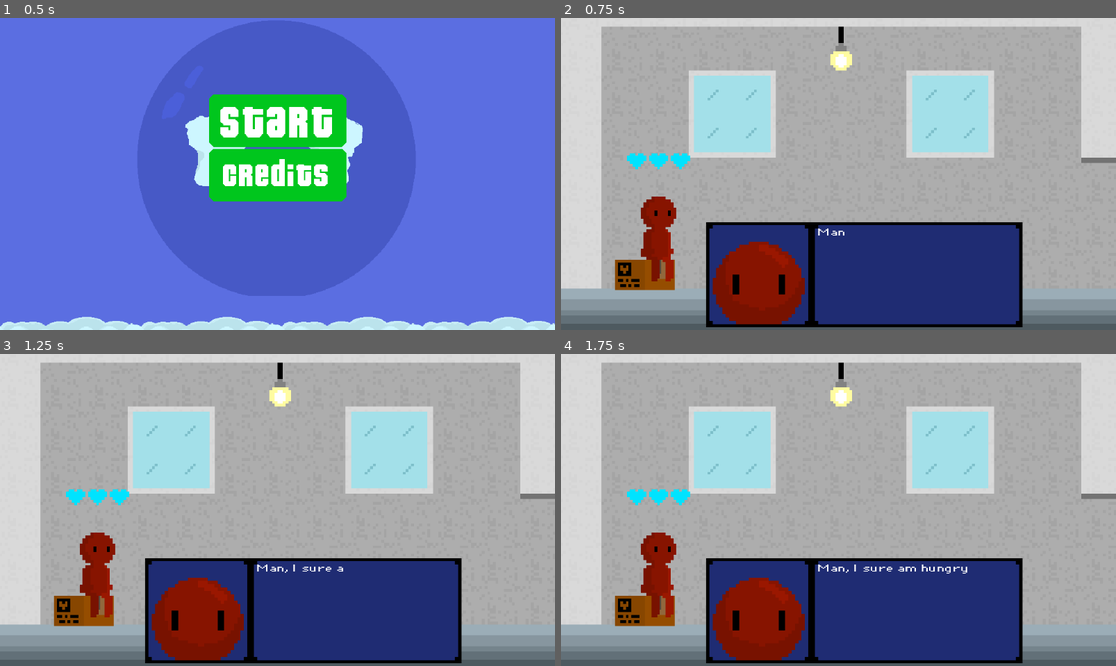
Above: before the commit, frames 1-4 (two rows, left to right).
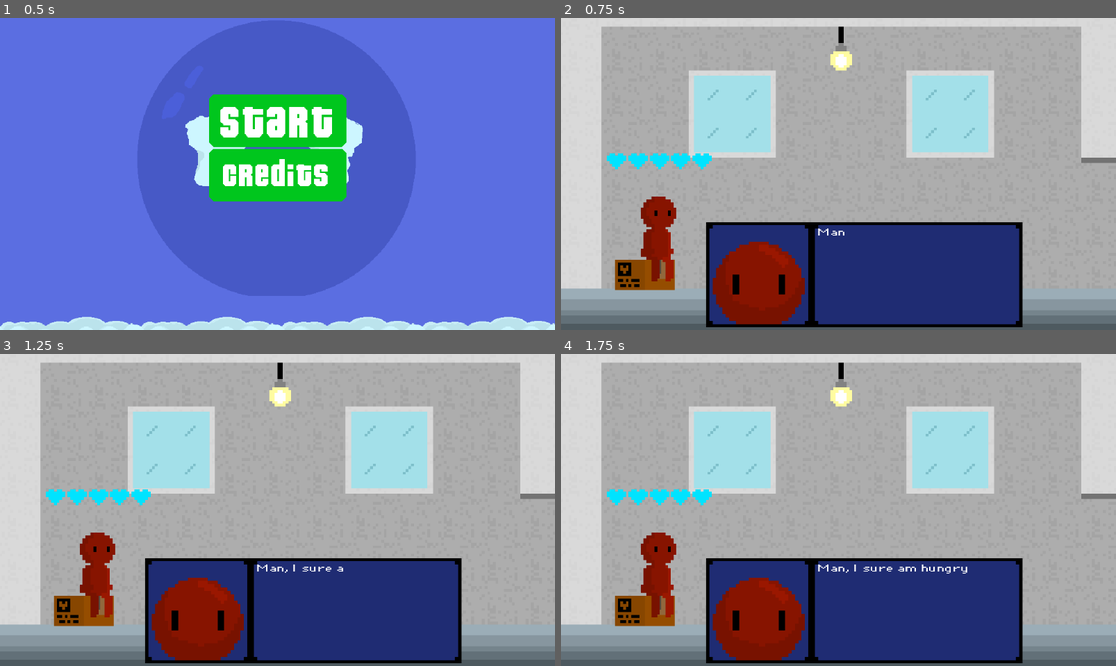
Above: after the commit, the same moments.

Repository: ratmanZorry/GJL-game-parade-game
Game: Godot game, scene res://scenes/main_menu.tscn
The game is run twice, just before and just after one commit, with the same random seed, the same clock (stepped at 60 frames per second) and the same inputs.
Inputs:
- Up to frame 1 (0.5 s): no input
- Up to frame 2 (0.75 s): click "start" at 0.5 s
- Up to frame 3 (1.25 s): no input
- Up to frame 4 (1.75 s): hold Right (right) from 1.28 s (still down); tap Space (dialogue) at 1.35 s

Frame 1 is identical in both runs. In frame 2, 0.3% of the frame differs, in the area x 8-28%, y 43-49%; in frame 3, 0.3%; in frame 4, 0.3%.

Commit message:
last commit

Diff:
--- a/loop-maintainer/scenes/player.tscn
+++ b/loop-maintainer/scenes/player.tscn
@@ -309,7 +309,7 @@
 &"normal": SubResource("Animation_smehm")
 }
 
-[node name="player" type="CharacterBody2D" node_paths=PackedStringArray("JUMPBUFFERTIMER", "invincibility_timer", "anim", "animator", "ground_cast_1", "ground_cast_2", "audio", "heart_1", "heart_2", "heart_3") groups=["player"]]
+[node name="player" type="CharacterBody2D" node_paths=PackedStringArray("JUMPBUFFERTIMER", "invincibility_timer", "anim", "animator", "ground_cast_1", "ground_cast_2", "audio", "heart_1", "heart_2", "heart_3", "heart_4", "heart_5") groups=["player"]]
 position = Vector2(0, -1)
 script = ExtResource("1_qlg0r")
 JUMPBUFFERTIMER = NodePath("jump_buffer_timer")
@@ -325,6 +325,8 @@
 heart_1 = NodePath("Heart_1")
 heart_2 = NodePath("Heart_2")
 heart_3 = NodePath("Heart_3")
+heart_4 = NodePath("Heart_4")
+heart_5 = NodePath("Heart_5")
 
 [node name="AnimatedSprite2D" type="AnimatedSprite2D" parent="."]
 sprite_frames = SubResource("SpriteFrames_dqkch")
@@ -364,15 +366,23 @@
 shape = SubResource("RectangleShape2D_fjrip")
 
 [node name="Heart_1" type="Sprite2D" parent="."]
-position = Vector2(-8, -36)
+position = Vector2(-15.5, -36)
 texture = ExtResource("8_smehm")
 
 [node name="Heart_2" type="Sprite2D" parent="."]
-position = Vector2(0, -36)
+position = Vector2(-7.5, -36)
 texture = ExtResource("8_smehm")
 
 [node name="Heart_3" type="Sprite2D" parent="."]
+position = Vector2(0.5, -36)
+texture = ExtResource("8_smehm")
+
+[node name="Heart_4" type="Sprite2D" parent="."]
 position = Vector2(8, -36)
+texture = ExtResource("8_smehm")
+
+[node name="Heart_5" type="Sprite2D" parent="."]
+position = Vector2(16, -36)
 texture = ExtResource("8_smehm")
 
 [node name="AnimationPlayer" type="AnimationPlayer" parent="."]
--- a/loop-maintainer/scripts/game_manager.gd
+++ b/loop-maintainer/scripts/game_manager.gd
@@ -13,7 +13,7 @@
 
 var did_game_end := false
 
-var player_health := 3
+var player_health := 5
 
 var spike_data: Array = []
 var patrol_enemy_data: Array = []
@@ -24,7 +24,7 @@
 
 func reset_game_state():
 	loop_number = 0
-	player_health = 3
+	player_health = 5
 	next_player_spawn_position = Vector2.INF
 	should_spawn_obstacles = false
 	is_in_dialogue = false
--- a/loop-maintainer/scripts/player.gd
+++ b/loop-maintainer/scripts/player.gd
@@ -41,6 +41,8 @@
 @export var heart_1: Sprite2D
 @export var heart_2: Sprite2D
 @export var heart_3: Sprite2D
+@export var heart_4: Sprite2D
+@export var heart_5: Sprite2D
 
 func _ready():
 	health = GameManager.player_health
@@ -70,18 +72,36 @@
 
 	if not GameManager.did_game_end:
 		match health:
+			5:
+				heart_1.visible = true
+				heart_2.visible = true
+				heart_3.visible = true
+				heart_4.visible = true
+				heart_5.visible = true
+			4:
+				heart_1.visible = true
+				heart_2.visible = true
+				heart_3.visible = true
+				heart_4.visible = true
+				heart_5.visible = false
 			3:
 				heart_1.visible = true
 				heart_2.visible = true
 				heart_3.visible = true
+				heart_4.visible = false
+				heart_5.visible = false
 			2:
 				heart_1.visible = true
 				heart_2.visible = true
 				heart_3.visible = false
+				heart_4.visible = false
+				heart_5.visible = false
 			1:
 				heart_1.visible = true
 				heart_2.visible = false
 				heart_3.visible = false
+				heart_4.visible = false
+				heart_5.visible = false
 
 	is_sitting = GameManager.loop_number == 0 and get_tree().current_scene.name == "house"
 	can_move = not is_sitting and not GameManager.is_in_dialogue and not GameManager.did_game_end
Not shown, changed: loop-maintainer/export_presets.cfg
Binary file added: loop-maintainer/sprites/wizard_background.png
Not shown, added: loop-maintainer/sprites/wizard_background.png.import
Not shown, added: loop-maintainer/build/win/game/dont_say_it_again.exe
Not shown, added: loop-maintainer/build/win/game/dont_say_it_again.pck
Not shown, added: loop-maintainer/build/win/win_build.zip
